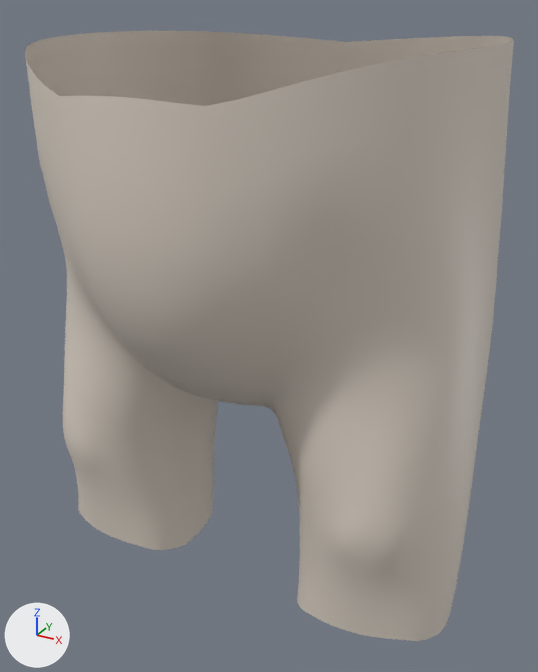
One commit to the glTF model frontend/public/assets/companion/glb/clothingBottom/b_cloth04.glb: the scene before it, then after it.
Both versions are drawn from a 50 mm lens placed at (0.362, -0.673, 0.685), pointed at (-0.01, 0.003, 0.347). The axes (+X, +Y, +Z) are drawn at lower left. The lights are the same throughout. The first picture is the older version. Where no turn or scale is listed for an object, it has been applied to the vertices.

The first picture shows 'pants'.
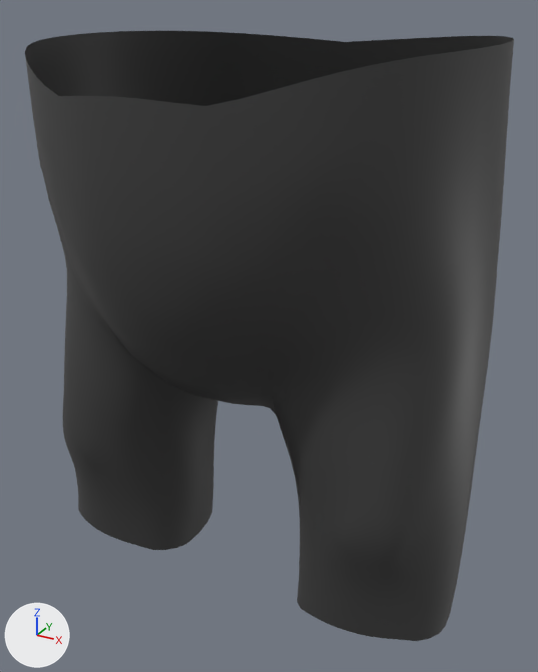
Where the change shows, as pixel boxes [x1, y1, x2, y2] in the pictures (538 x 672 px):
```json
{"object": "pants", "change": "recoloured", "before": [25, 31, 514, 641], "after": [25, 31, 514, 641], "on screen": "darker"}
```

Scene script edits in JSON lines:
```json
{"op": "add", "block": "mat_pant_black", "code": ["mat_pant_black = bpy.data.materials.new('pant_black')", "# nodes: BsdfPrincipled, Mix, OutputMaterial, VertexColor", "# colours: dark grey #3a3a3a, mixed with the vertex colours"]}
{"block": "me_plane_009", "where": "me_plane_009.from_pydata(...)  # 1296 vertices, 2452 faces; spans x -0.239..0.239, y -0.243..0.285, z 0.08..0.662"}
{"op": "remove", "block": "me_plane_009", "code": "me_plane_009.materials.append(mat_pants_002)"}
{"op": "add", "block": "me_plane_009", "code": "me_plane_009.materials.append(mat_pant_black)"}
```
